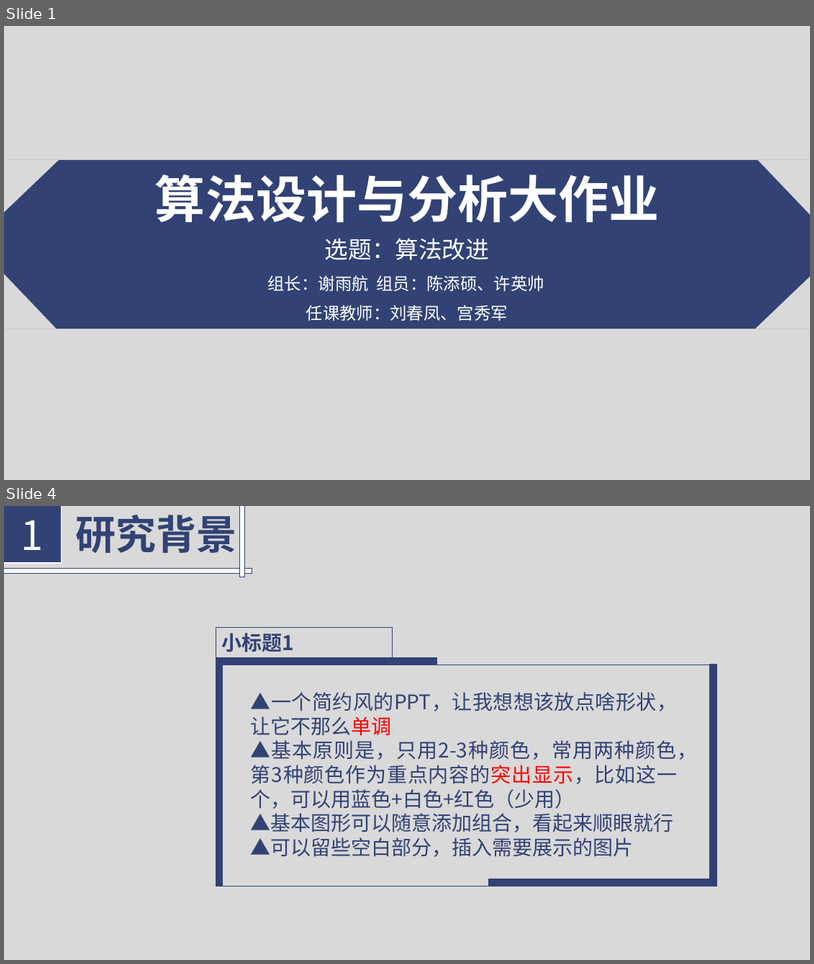
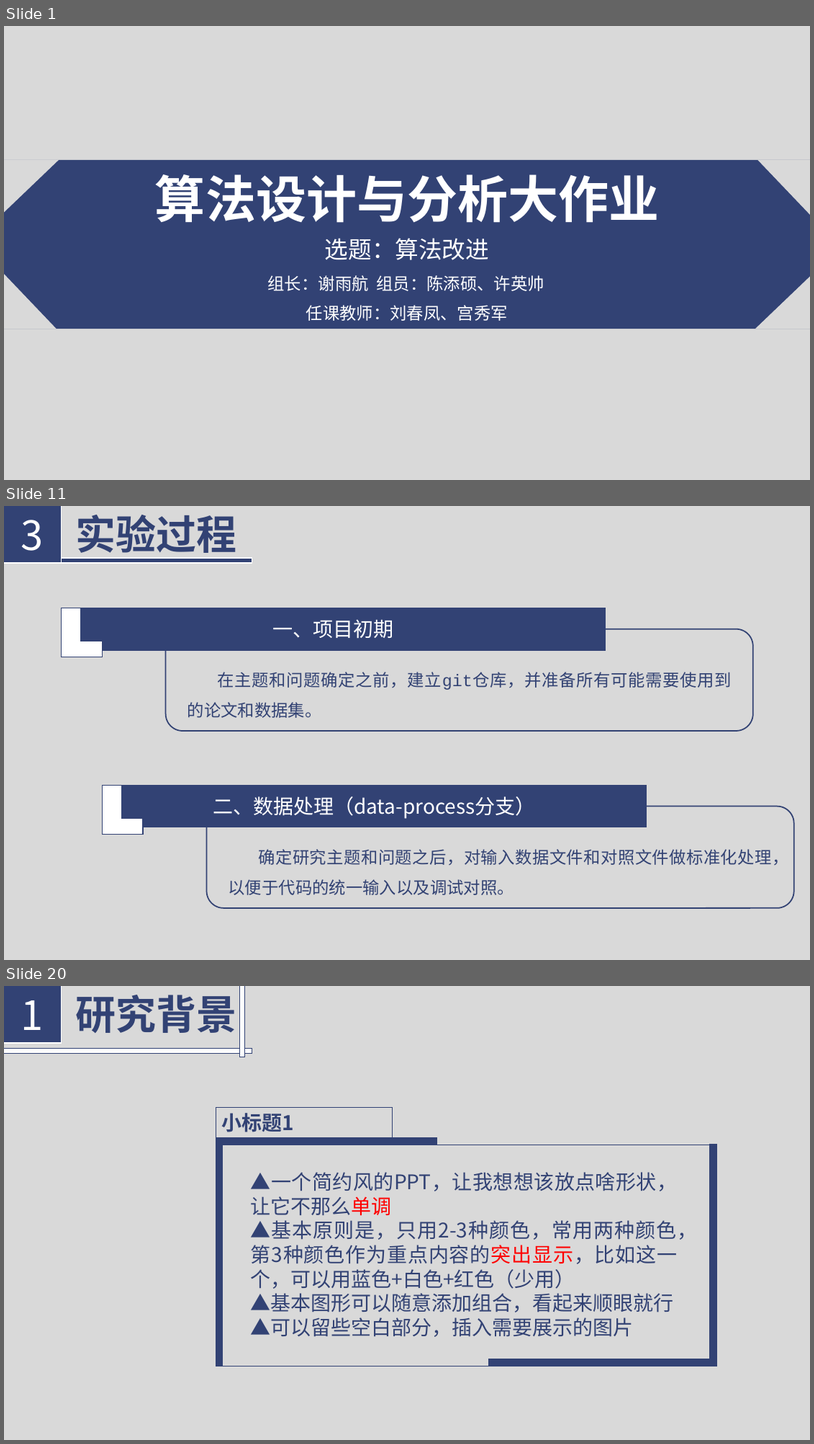
Before and after one commit to Florenz0707/AlgorithmProject, a slide deck: 3023244222-1-3/reports/introduction.pptx. Shown one above the other, each under a label of ours: slides 1 and 4 before the commit, slides 1, 11 and 20 after it; the slides between them are not shown. The pictures are 814x964 and 814x1444 pixels, drawn with LibreOffice and Linux fonts; fonts in the diff are those of the drawing. Boxes give left, top, right and bottom in pixels: in the first picture for what was removed or moved away, otherwise in the second. Text is boxed around its words. In the diff, an @@ line names an element or a change of style, - is before the commit and + after.

```diff
--- a/3023244222-1-3/reports/introduction.pptx
+++ b/3023244222-1-3/reports/introduction.pptx
@@ slide 11 added at [4,506,810,960], background #D9D9D9 @@
@@ rectangle added at [4,506,62,564], fill #324274, outline #FFFFFF 1 pt, 48 pt, text #FFFFFF @@
+3
@@ text added at [76,515,237,559], 48 pt, text #324274, bold @@
+实验过程
@@ rectangle added at [4,558,252,563], fill #324274, outline #FFFFFF 1 pt @@
@@ group added at [61,608,754,731]: 1 rounded rectangle, 1 rectangle, 1 corner, 1 text @@
+一、项目初期
+在主题和问题确定之前，建立git仓库，并准备所有可能需要使用到的论文和数据集。
@@ group added at [102,785,795,908]: 1 rounded rectangle, 1 rectangle, 1 corner, 1 text @@
+二、数据处理（data-process分支）
+确定研究主题和问题之后，对输入数据文件和对照文件做标准化处理，以便于代码的统一输入以及调试对照。
@@ what was slide 4 is now slide 20 @@
```
Also in this commit, not shown: 2 slides changed, 16 other slides added, 3 slides removed, 2 other files.
